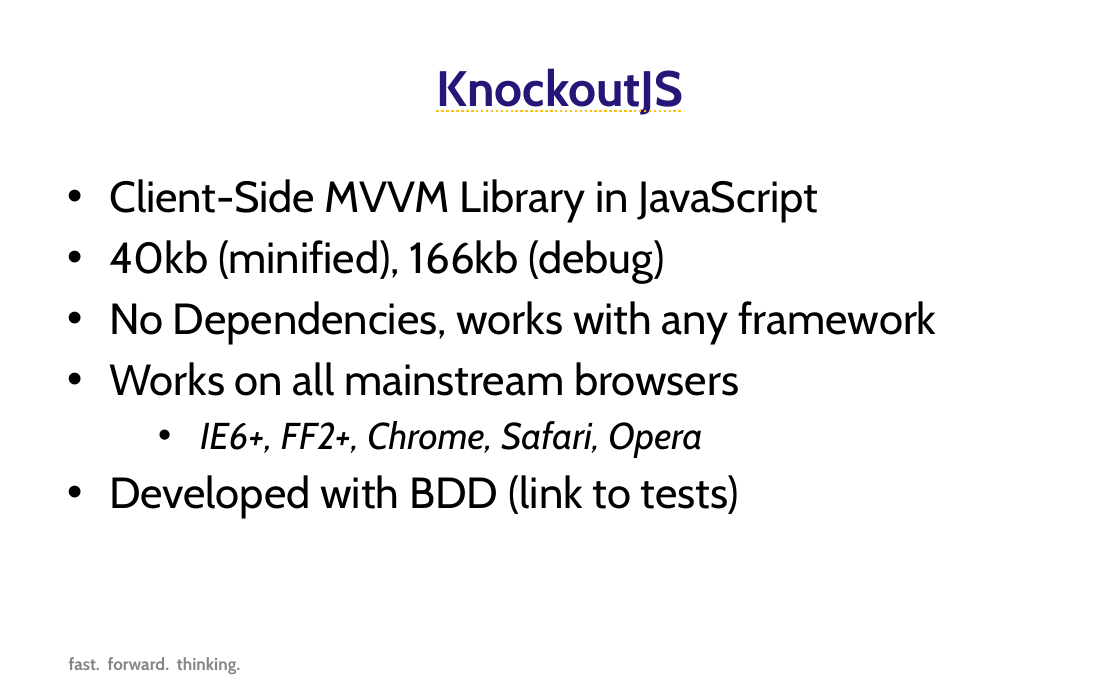
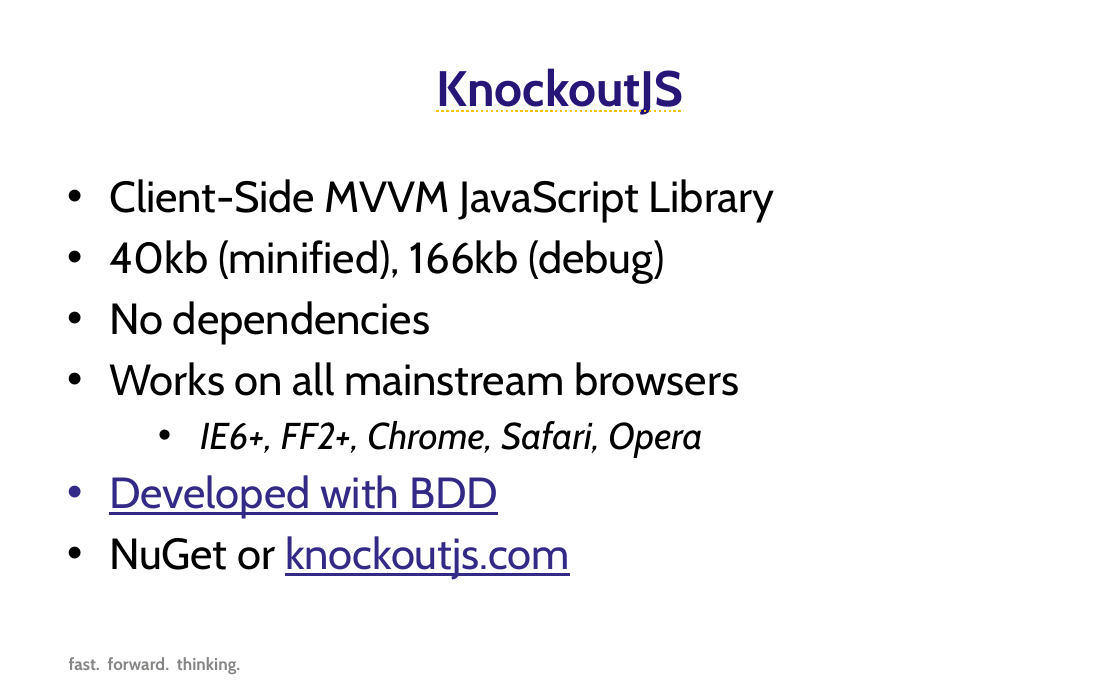
Before and after one commit to SteveDuitsman/MVVM_Examples, a slide deck: slide 3 of Forward Thinking KnockoutJS.pptx. Drawn at 1120x700 pixels with LibreOffice and Linux fonts; fonts in the diff are those of the drawing; background and template pictures are left out. Boxes give left, top, right and bottom in pixels: in the first picture for what was removed or moved away, otherwise in the second. Text is boxed around its words. In the diff, an @@ line names an element or a change of style, - is before the commit and + after.

Commit message:
PPT update, Add Script

```diff
--- a/Forward Thinking KnockoutJS.pptx
+++ b/Forward Thinking KnockoutJS.pptx
@@ text at bbox=[109, 179, 775, 222]: text changed @@
-• Client-Side MVVM Library in JavaScript
+• Client-Side MVVM JavaScript Library
@@ text at bbox=[109, 301, 430, 345]: text changed @@
-• No Dependencies, works with any framework
+• No dependencies
@@ text at bbox=[109, 475, 570, 580]: text changed; text colour #000000 to #332986 @@
-• Developed with BDD (link to tests)
+• Developed with BDD
+• NuGet or knockoutjs.com
```
Also in this commit, not shown: 4 other slides changed, 1 slide added, 2 other files.
